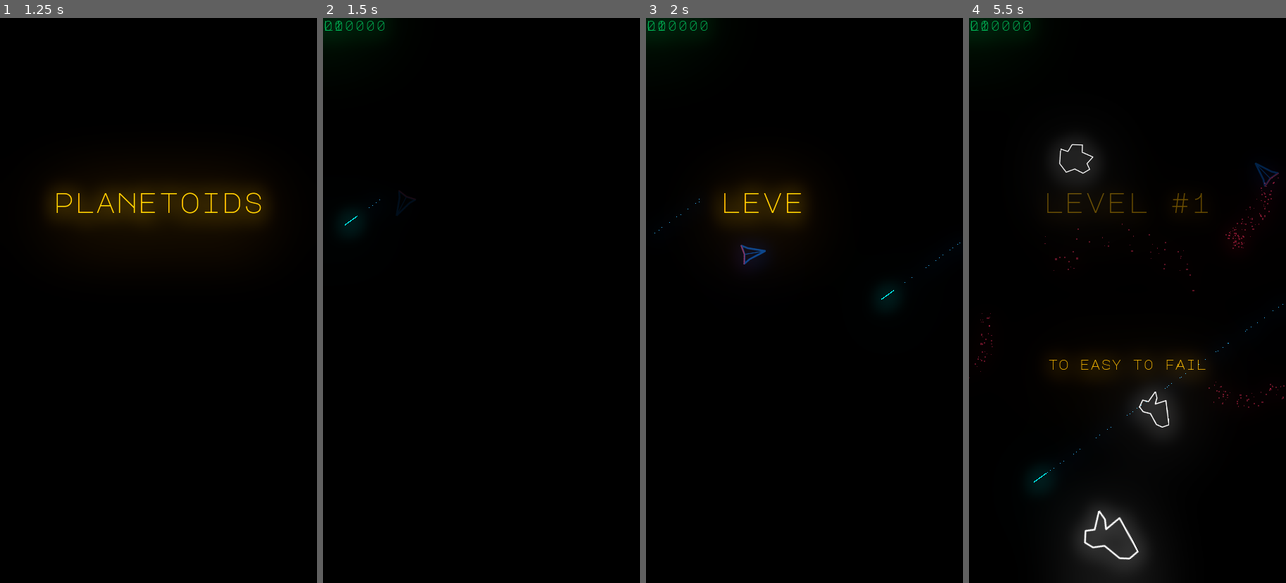
Above: before the commit, frames 1-4 (left to right).
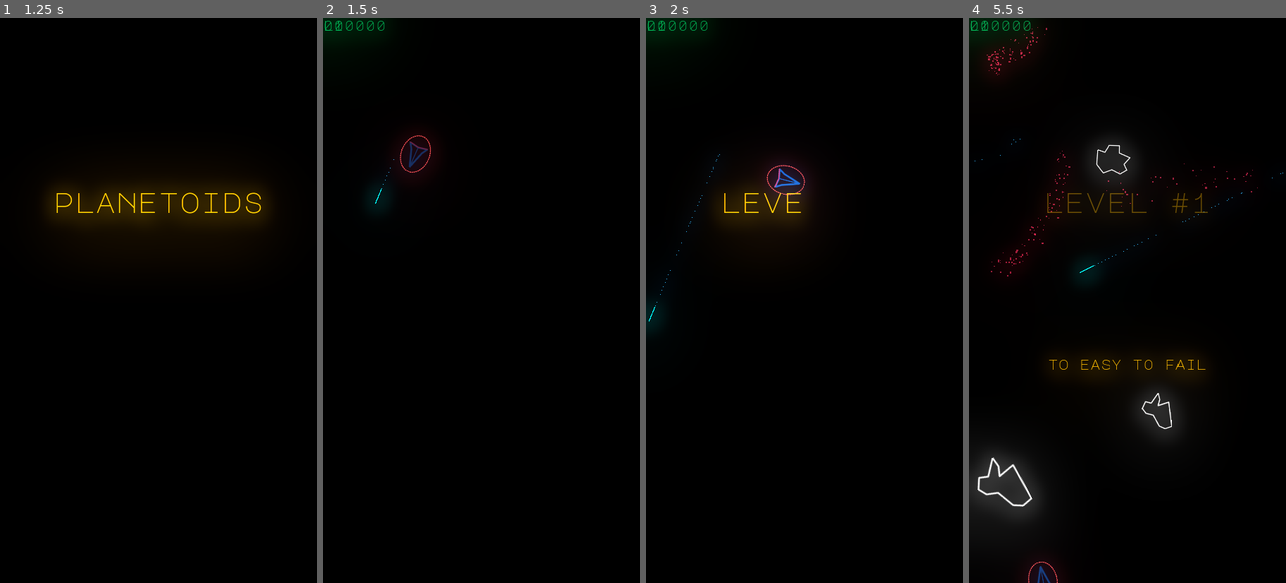
Above: after the commit, the same moments.

Repository: liske/Planetoids
Game: Godot game, scene res://scenes/Space.tscn
Same seed, same stepped clock (60 frames per second), same inputs: the game is played once before the commit and once after it.
Inputs:
- Up to frame 1 (1.25 s): hold Right (rotate_right) from 0.53 s (still down); hold W (boost) from 0.53 s (still down)
- Up to frame 2 (1.5 s): release Right (rotate_right) at 1.28 s; release W (boost) at 1.28 s; hold Left (rotate_left) from 1.28 s (still down); tap Space (shoot) at 1.35 s
- Up to frame 3 (2 s): keep holding Left (rotate_left)
- Up to frame 4 (5.5 s): release Left (rotate_left) at 2.03 s; hold W (boost) 2.03-2.78 s; hold Right (rotate_right) 2.03-3.53 s; tap Space (shoot) at 2.85, 4.35 s; hold W (boost) 3.53-4.28 s; hold Left (rotate_left) from 3.53 s (still down); hold W (boost) from 5.03 s (still down)

Frame 1 is identical in both runs. In frame 2, 0.3% of the frame differs, in the area x 6-35%, y 20-37%; in frame 3, 0.9%; in frame 4, 6.3%, in the area x 0-100%, y 1-100%.

Commit message:
ship: add supershield

Diff:
--- /dev/null
+++ b/assets/sprites/ship-1-supershield.svg
@@ -0,0 +1,92 @@
+<?xml version="1.0" encoding="UTF-8" standalone="no"?>
+<svg
+   width="23.181129mm"
+   height="17.494349mm"
+   viewBox="0 0 23.181129 17.494348"
+   version="1.1"
+   id="svg8"
+   inkscape:version="1.2.2 (b0a8486541, 2022-12-01)"
+   sodipodi:docname="ship-1-supershield.svg"
+   xmlns:inkscape="http://www.inkscape.org/namespaces/inkscape"
+   xmlns:sodipodi="http://sodipodi.sourceforge.net/DTD/sodipodi-0.dtd"
+   xmlns="http://www.w3.org/2000/svg"
+   xmlns:svg="http://www.w3.org/2000/svg"
+   xmlns:rdf="http://www.w3.org/1999/02/22-rdf-syntax-ns#"
+   xmlns:cc="http://creativecommons.org/ns#"
+   xmlns:dc="http://purl.org/dc/elements/1.1/">
+  <defs
+     id="defs2" />
+  <sodipodi:namedview
+     id="base"
+     pagecolor="#000000"
+     bordercolor="#666666"
+     borderopacity="1.0"
+     inkscape:pageopacity="0"
+     inkscape:pageshadow="2"
+     inkscape:zoom="8"
+     inkscape:cx="30.75"
+     inkscape:cy="39.5"
+     inkscape:document-units="mm"
+     inkscape:current-layer="layer1"
+     inkscape:document-rotation="0"
+     showgrid="false"
+     fit-margin-top="0"
+     fit-margin-left="0"
+     fit-margin-right="0"
+     fit-margin-bottom="0"
+     inkscape:window-width="1920"
+     inkscape:window-height="1011"
+     inkscape:window-x="0"
+     inkscape:window-y="1952"
+     inkscape:window-maximized="1"
+     inkscape:pagecheckerboard="0"
+     inkscape:showpageshadow="0"
+     inkscape:deskcolor="#000000"
+     showguides="true">
+    <sodipodi:guide
+       position="8.8634789,8.762042"
+       orientation="0,-1"
+       id="guide949"
+       inkscape:locked="false" />
+    <sodipodi:guide
+       position="6.3168642,11.209438"
+       orientation="1,0"
+       id="guide951"
+       inkscape:locked="false" />
+    <sodipodi:guide
+       position="20.025588,9.9361305"
+       orientation="1,0"
+       id="guide953"
+       inkscape:locked="false" />
+    <sodipodi:guide
+       position="3.5660195,12.545936"
+       orientation="1,0"
+       id="guide955"
+       inkscape:locked="false" />
+  </sodipodi:namedview>
+  <metadata
+     id="metadata5">
+    <rdf:RDF>
+      <cc:Work
+         rdf:about="">
+        <dc:format>image/svg+xml</dc:format>
+        <dc:type
+           rdf:resource="http://purl.org/dc/dcmitype/StillImage" />
+      </cc:Work>
+    </rdf:RDF>
+  </metadata>
+  <g
+     inkscape:label="Layer 1"
+     inkscape:groupmode="layer"
+     id="layer1"
+     style="opacity:0.996"
+     transform="translate(-59.024571,-40.720889)">
+    <ellipse
+       style="opacity:1;fill:none;stroke:#ff5555;stroke-width:0.529167;stroke-linecap:round;stroke-linejoin:round;stroke-miterlimit:10;stroke-dasharray:0.529167, 0.661459;stroke-dashoffset:0"
+       id="path1009"
+       cx="70.615135"
+       cy="49.468063"
+       rx="11.325981"
+       ry="8.4825907" />
+  </g>
+</svg>
--- a/objects/ship/Ship.gd
+++ b/objects/ship/Ship.gd
@@ -18,6 +18,7 @@
 func do_spawn():
 	self.can_die = false
 	self.enable_collisions()
+	self.enable_supershield()
 
 	self.position.x	= viewport_size.x/4 + randi() % int(viewport_size.x/2)
 	self.position.y	= viewport_size.y/4 + randi() % int(viewport_size.y/2)
@@ -30,6 +31,7 @@
 
 func do_explode(respawn=false):
 	self.disable_collisions()
+	self.disable_supershield()
 	$Sprite.hide()
 	$ExplosionParticles.emitting = true
 	if respawn:
@@ -43,12 +45,21 @@
 	self.collision_layer = 2
 	self.collision_mask = 1
 
+func enable_supershield():
+	$SuperShieldCollisionShape2D.set_disabled(false)
+	$SuperShieldSprite.show()
+
+func disable_supershield():
+	$SuperShieldCollisionShape2D.set_disabled(true)
+	$SuperShieldSprite.hide()
+
 func _on_RespawnTimer_timeout():
 	self.do_spawn()
 
 func _on_AnimationPlayer_animation_finished(anim_name):
 	if anim_name == ANIM_RESPAWN:
 		self.can_die = true
+		self.disable_supershield()
 
 func _on_Laser_body_entered(body : Node, bullet):
 	# do not react when hitting the ship
--- a/objects/ship/Ship.tscn
+++ b/objects/ship/Ship.tscn
@@ -1,7 +1,8 @@
-[gd_scene load_steps=5 format=2]
+[gd_scene load_steps=7 format=2]
 
 [ext_resource path="res://assets/sprites/ship-1.svg" type="Texture" id=1]
 [ext_resource path="res://objects/ship/Ship.gd" type="Script" id=2]
+[ext_resource path="res://assets/sprites/ship-1-supershield.svg" type="Texture" id=3]
 
 [sub_resource type="Gradient" id=1]
 offsets = PoolRealArray( 0, 0.388278, 1 )
@@ -18,10 +19,14 @@
 tracks/0/enabled = true
 tracks/0/keys = {
 "times": PoolRealArray( 0, 1, 2, 3, 4, 5 ),
-"transitions": PoolRealArray( 1, 1, 1, 1, 1, 1 ),
+"transitions": PoolRealArray( 0.25, 4, 0.25, 4, 0.25, 4 ),
 "update": 0,
 "values": [ Color( 1, 1, 1, 0 ), Color( 1, 1, 1, 1 ), Color( 1, 1, 1, 0.25098 ), Color( 1, 1, 1, 1 ), Color( 1, 1, 1, 0.25098 ), Color( 1, 1, 1, 1 ) ]
 }
+
+[sub_resource type="CapsuleShape2D" id=3]
+radius = 31.0
+height = 26.0
 
 [node name="Ship" type="RigidBody2D"]
 collision_layer = 2
@@ -87,5 +92,14 @@
 [node name="AnimationPlayer" type="AnimationPlayer" parent="."]
 anims/respawn = SubResource( 2 )
 
+[node name="SuperShieldSprite" type="Sprite" parent="."]
+position = Vector2( -6, 0 )
+texture = ExtResource( 3 )
+
+[node name="SuperShieldCollisionShape2D" type="CollisionShape2D" parent="."]
+position = Vector2( -5, 0 )
+rotation = 1.5708
+shape = SubResource( 3 )
+
 [connection signal="timeout" from="RespawnTimer" to="." method="_on_RespawnTimer_timeout"]
 [connection signal="animation_finished" from="AnimationPlayer" to="." method="_on_AnimationPlayer_animation_finished"]
Not shown, added: assets/sprites/ship-1-supershield.svg.import
